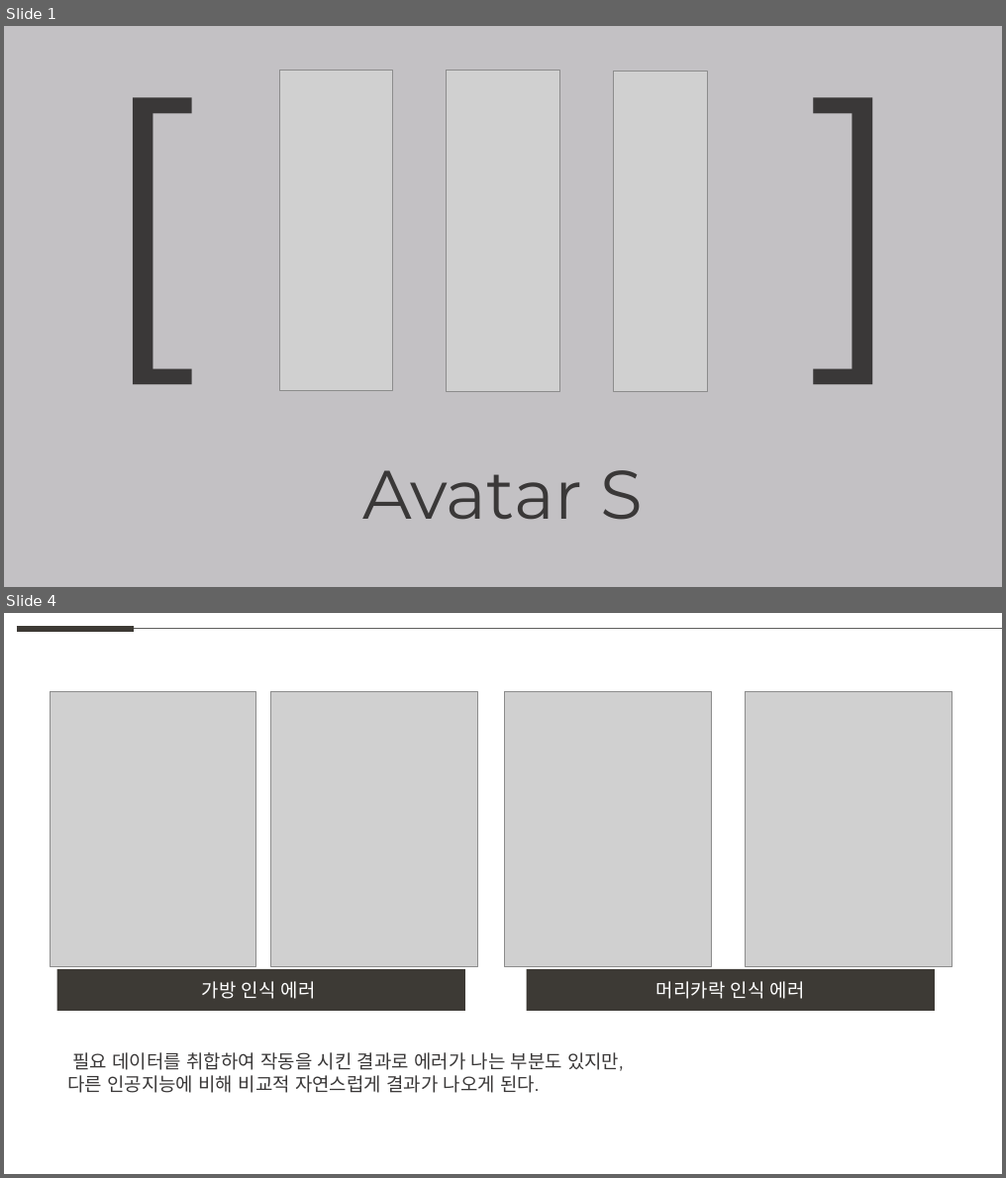
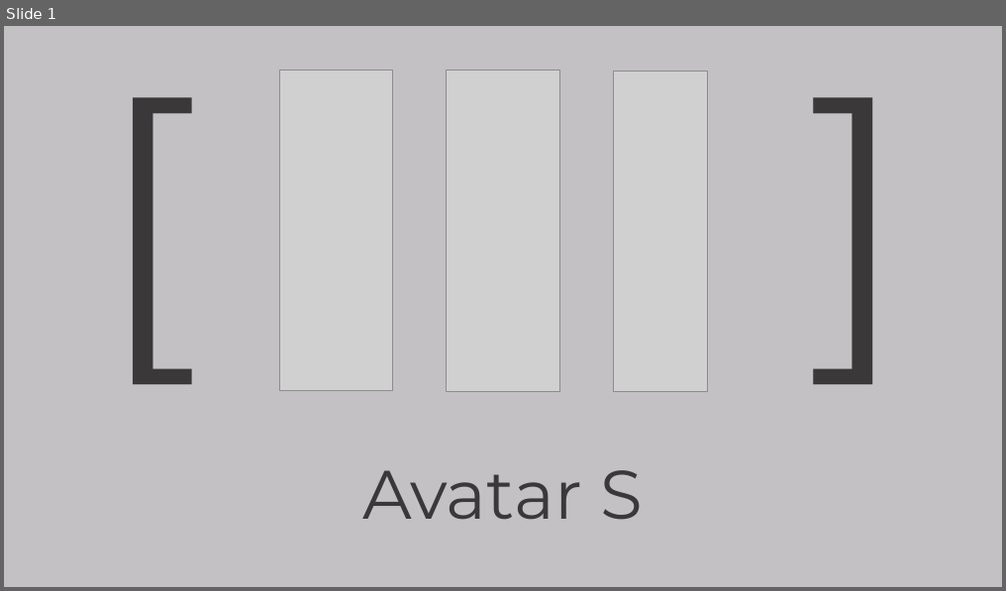
Before and after one commit to weaknessHero/Project_AvatarS, a slide deck: 발표자료/업데이트/LJHPPT.pptx. Shown one above the other, each under a label of ours: slides 1 and 4 before the commit, slide 1 after it; the slides between them are not shown. The pictures are 1006x1178 and 1006x591 pixels, drawn with LibreOffice and Linux fonts; fonts in the diff are those of the drawing; grey boxes stand for pictures. Boxes give left, top, right and bottom in pixels: in the first picture for what was removed or moved away, otherwise in the second. Text is boxed around its words. In the diff, an @@ line names an element or a change of style, - is before the commit and + after.

Commit message:
업데이트
업데이트

```diff
--- a/발표자료/업데이트/LJHPPT.pptx
+++ b/발표자료/업데이트/LJHPPT.pptx
@@ slide 4 removed at [4,613,1002,1174], background #FFFFFF @@
@@ line removed from (17, 629) to (135, 629) @@
@@ line removed from (135, 629) to (1002, 629) @@
@@ picture removed at [50,691,256,967] @@
@@ picture removed at [271,691,478,967] @@
@@ picture removed at [505,691,712,967] @@
@@ picture removed at [746,691,951,967] @@
@@ rectangle removed at [57,969,465,1011] @@
-가방 인식 에러
@@ rectangle removed at [527,969,935,1011] @@
-머리카락 인식 에러
@@ text removed at [67,1053,623,1093] @@
-필요 데이터를 취합하여 작동을 시킨 결과로 에러가 나는 부분도 있지만,
-다른 인공지능에 비해 비교적 자연스럽게 결과가 나오게 된다.
```
Also in this commit, not shown: 2 slides added, 3 other slides removed, 1 other file.
